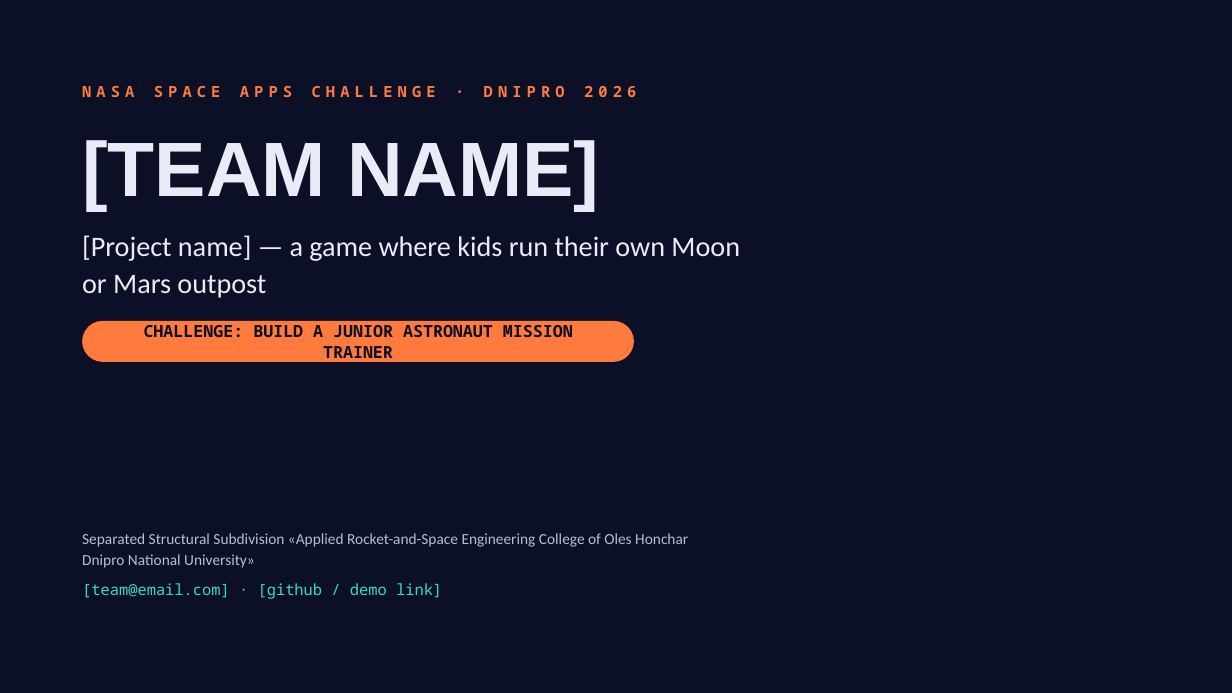
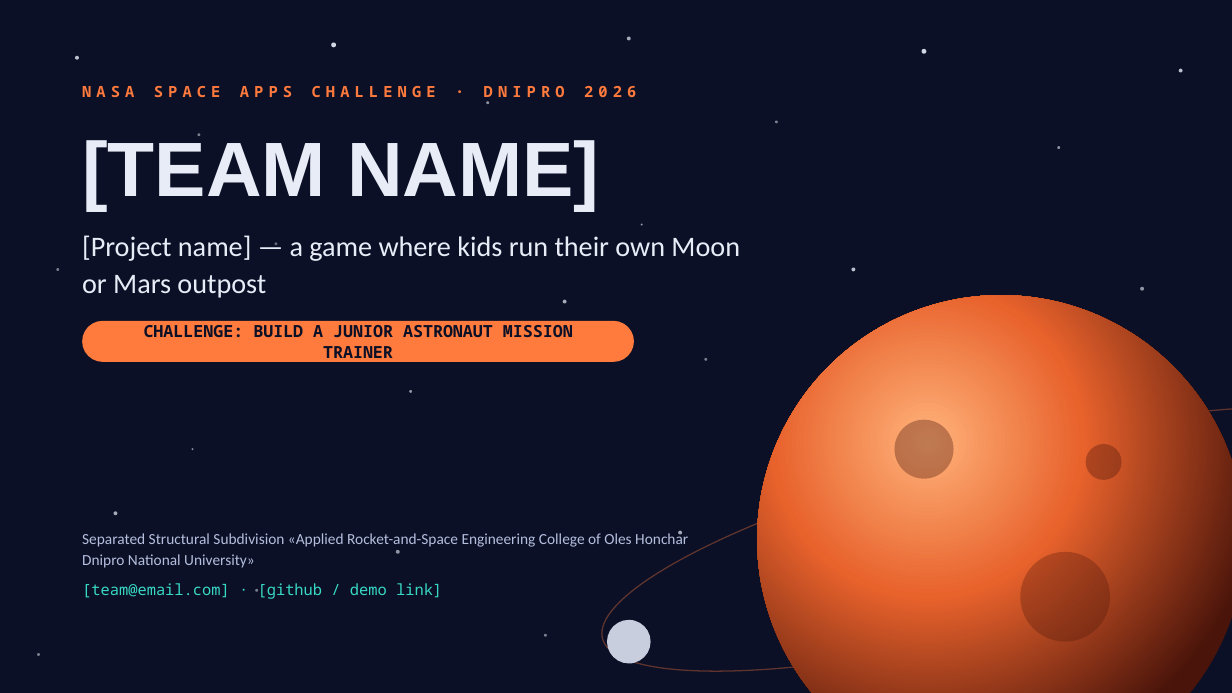
Before and after one commit to aleexxeyy/lunar-ops, a slide deck: slide 1 of Презентация/LunarOps_SpaceApps_Dnipro_2026.pptx. Drawn at 1232x693 pixels with LibreOffice and Linux fonts; fonts in the diff are those of the drawing; background and template pictures are left out. Boxes give left, top, right and bottom in pixels: in the first picture for what was removed or moved away, otherwise in the second. Text is boxed around its words. In the diff, an @@ line names an element or a change of style, - is before the commit and + after.

```diff
--- a/Презентация/LunarOps_SpaceApps_Dnipro_2026.pptx
+++ b/Презентация/LunarOps_SpaceApps_Dnipro_2026.pptx
@@ ellipse added at (x1=75, y1=55, x2=79, y2=59), fill #E8ECF7 at 80% opacity @@
@@ ellipse added at (x1=332, y1=43, x2=336, y2=47), fill #E8ECF7 at 90% opacity @@
@@ ellipse added at (x1=627, y1=37, x2=630, y2=41), fill #E8ECF7 at 70% opacity @@
@@ ellipse added at (x1=921, y1=49, x2=926, y2=54), fill #E8ECF7 at 90% opacity @@
@@ ellipse added at (x1=1179, y1=68, x2=1183, y2=72), fill #E8ECF7 at 80% opacity @@
@@ ellipse added at (x1=486, y1=102, x2=489, y2=104), fill #E8ECF7 at 60% opacity @@
@@ ellipse added at (x1=198, y1=133, x2=201, y2=136), fill #E8ECF7 at 50% opacity @@
@@ ellipse added at (x1=775, y1=120, x2=778, y2=123), fill #E8ECF7 at 50% opacity @@
@@ ellipse added at (x1=1057, y1=146, x2=1060, y2=149), fill #E8ECF7 at 60% opacity @@
@@ ellipse added at (x1=56, y1=268, x2=59, y2=271), fill #E8ECF7 at 50% opacity @@
@@ ellipse added at (x1=274, y1=242, x2=277, y2=245), fill #E8ECF7 at 40% opacity @@
@@ ellipse added at (x1=852, y1=268, x2=856, y2=272), fill #E8ECF7 at 80% opacity @@
@@ ellipse added at (x1=563, y1=299, x2=567, y2=303), fill #E8ECF7 at 70% opacity @@
@@ ellipse added at (x1=757, y1=295, x2=1232, y2=693), fill gradient #FFB27A to #E8622C to #4A140A @@
@@ ellipse added at (x1=1141, y1=287, x2=1144, y2=290), fill #E8ECF7 at 60% opacity @@
@@ ellipse added at (x1=581, y1=352, x2=1232, y2=693), outline #FF7A3D 1 pt @@
@@ ellipse added at (x1=704, y1=358, x2=707, y2=360), fill #E8ECF7 at 50% opacity @@
@@ ellipse added at (x1=409, y1=390, x2=412, y2=393), fill #E8ECF7 at 60% opacity @@
@@ ellipse added at (x1=895, y1=420, x2=954, y2=479), fill #4A140A at 35% opacity @@
@@ ellipse added at (x1=1086, y1=445, x2=1122, y2=481), fill #4A140A at 35% opacity @@
@@ ellipse added at (x1=114, y1=511, x2=117, y2=515), fill #E8ECF7 at 70% opacity @@
@@ ellipse added at (x1=678, y1=531, x2=682, y2=534), fill #E8ECF7 at 70% opacity @@
@@ ellipse added at (x1=396, y1=550, x2=399, y2=554), fill #E8ECF7 at 60% opacity @@
@@ ellipse added at (x1=1020, y1=552, x2=1110, y2=641), fill #4A140A at 30% opacity @@
@@ ellipse added at (x1=255, y1=589, x2=258, y2=592), fill #E8ECF7 at 50% opacity @@
@@ ellipse added at (x1=607, y1=620, x2=651, y2=664), fill #C9CEDF @@
@@ ellipse added at (x1=37, y1=653, x2=40, y2=656), fill #E8ECF7 at 50% opacity @@
@@ ellipse added at (x1=544, y1=634, x2=547, y2=637), fill #E8ECF7 at 50% opacity @@
```
Also in this commit, not shown: 1 other file.
